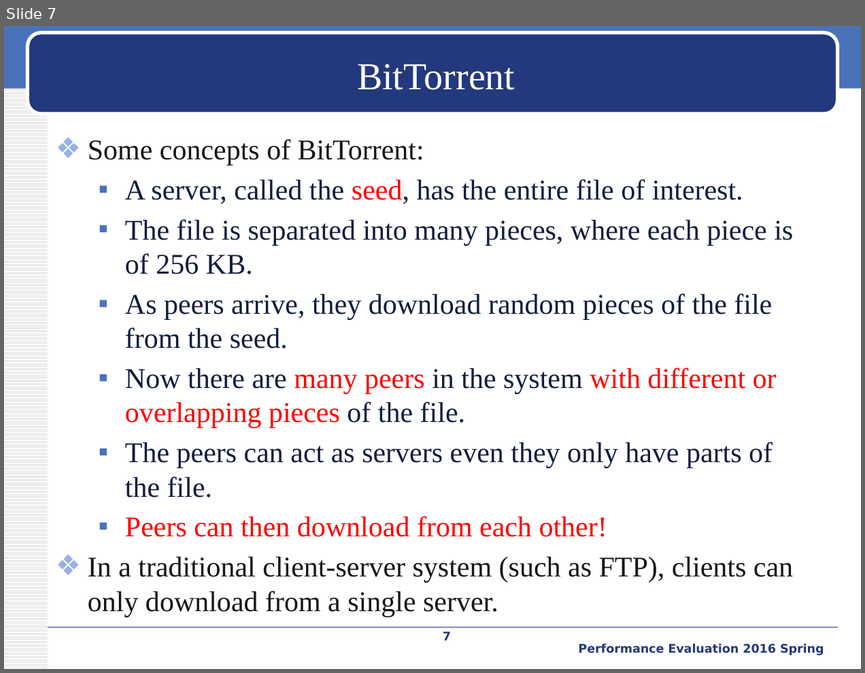
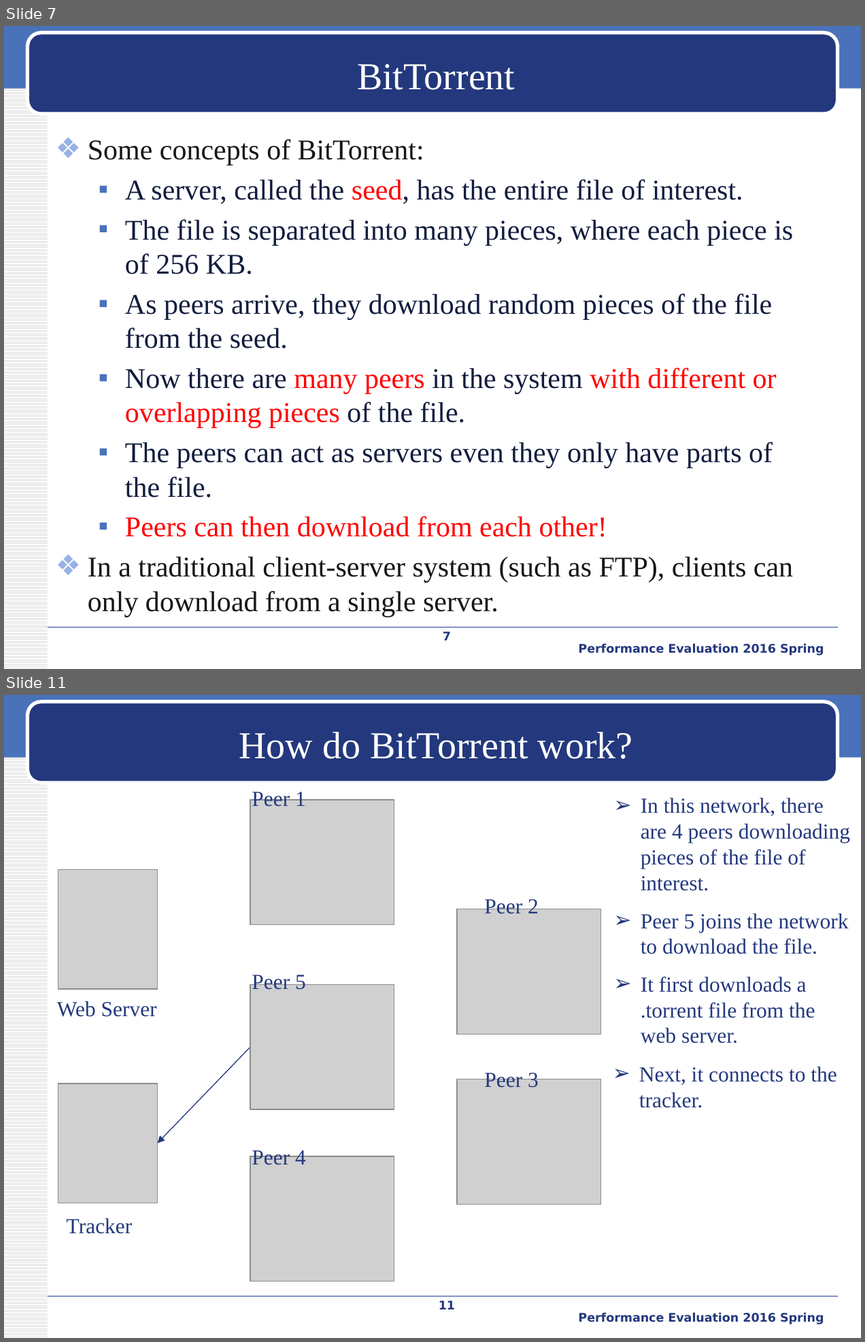
Before and after one commit to iamyuanchung/PE_104_2, a slide deck: final/BT-like-peer2peer.pptx. Shown one above the other, each under a label of ours: slide 7 before the commit, slides 7 and 11 after it; the slides between them are not shown. The pictures are 865x673 and 865x1342 pixels, drawn with LibreOffice and Linux fonts; fonts in the diff are those of the drawing; grey boxes stand for pictures; background and template pictures are left out. Boxes give left, top, right and bottom in pixels: in the first picture for what was removed or moved away, otherwise in the second. Text is boxed around its words. In the diff, an @@ line names an element or a change of style, - is before the commit and + after.

```diff
--- a/final/BT-like-peer2peer.pptx
+++ b/final/BT-like-peer2peer.pptx
@@ slide 11 added at (x1=4, y1=695, x2=861, y2=1338), background #FFFFFF; not listed: 4 template elements that a slide beside it also shows @@
@@ title added at (x1=239, y1=732, x2=633, y2=759), 32 pt, text #FFFFFF @@
+How do BitTorrent work?
@@ text added at (x1=252, y1=789, x2=306, y2=807), 18 pt, text #23387D @@
+Peer 1
@@ picture added at (x1=250, y1=800, x2=394, y2=925) @@
@@ text added at (x1=640, y1=798, x2=850, y2=891), 18 pt, text #23387D @@
+➢ In this network, there
+  are 4 peers downloading
+  pieces of the file of
+  interest.
@@ picture added at (x1=58, y1=870, x2=158, y2=989) @@
@@ text added at (x1=484, y1=897, x2=538, y2=914), 18 pt, text #23387D @@
+Peer 2
@@ picture added at (x1=456, y1=909, x2=600, y2=1034) @@
@@ text added at (x1=640, y1=913, x2=849, y2=954), 18 pt, text #23387D @@
+➢ Peer 5 joins the network
+  to download the file.
@@ text added at (x1=252, y1=972, x2=306, y2=989), 18 pt, text #23387D @@
+Peer 5
@@ text added at (x1=640, y1=977, x2=815, y2=1043), 18 pt, text #23387D @@
+➢ It first downloads a
+  .torrent file from the
+  web server.
@@ picture added at (x1=250, y1=985, x2=394, y2=1110) @@
@@ text added at (x1=57, y1=1001, x2=157, y2=1017), 18 pt, text #23387D @@
+Web Server
@@ arrow added from (250, 1047) to (158, 1143), #23387D 0.75 pt @@
@@ picture added at (x1=456, y1=1079, x2=600, y2=1204) @@
@@ text added at (x1=484, y1=1070, x2=538, y2=1087), 18 pt, text #23387D @@
+Peer 3
@@ text added at (x1=639, y1=1066, x2=836, y2=1108), 18 pt, text #23387D @@
+➢ Next, it connects to the
+  tracker.
@@ picture added at (x1=58, y1=1083, x2=158, y2=1202) @@
@@ picture added at (x1=250, y1=1156, x2=394, y2=1281) @@
@@ text added at (x1=252, y1=1147, x2=306, y2=1165), 18 pt, text #23387D @@
+Peer 4
@@ text added at (x1=67, y1=1218, x2=133, y2=1234), 18 pt, text #23387D @@
+Tracker
@@ page number added at (x1=439, y1=1300, x2=455, y2=1309), 10 pt, text #23387D, bold @@
+11
@@ text added at (x1=578, y1=1312, x2=824, y2=1324), 10 pt, text #23387D, bold @@
+Performance Evaluation 2016 Spring
```
Also in this commit, not shown: 1 slide changed, 5 other slides added, 2 other files.
